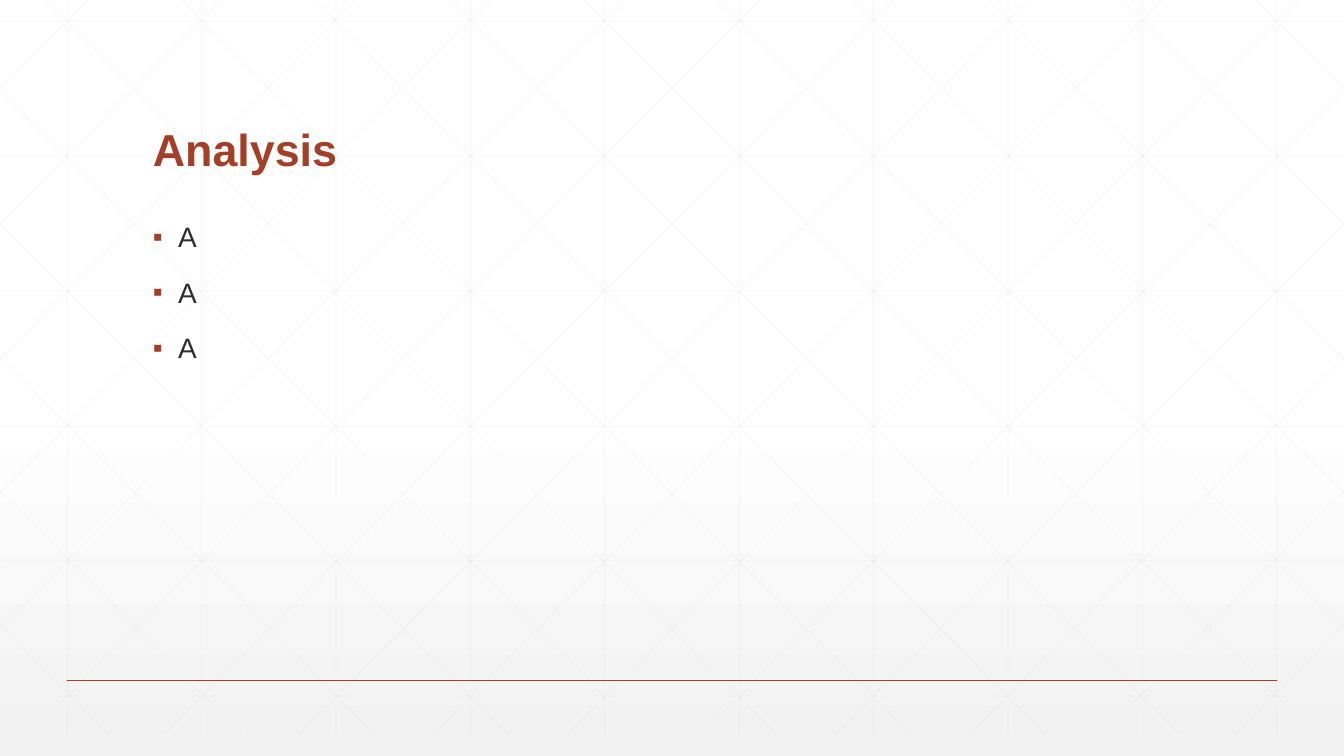
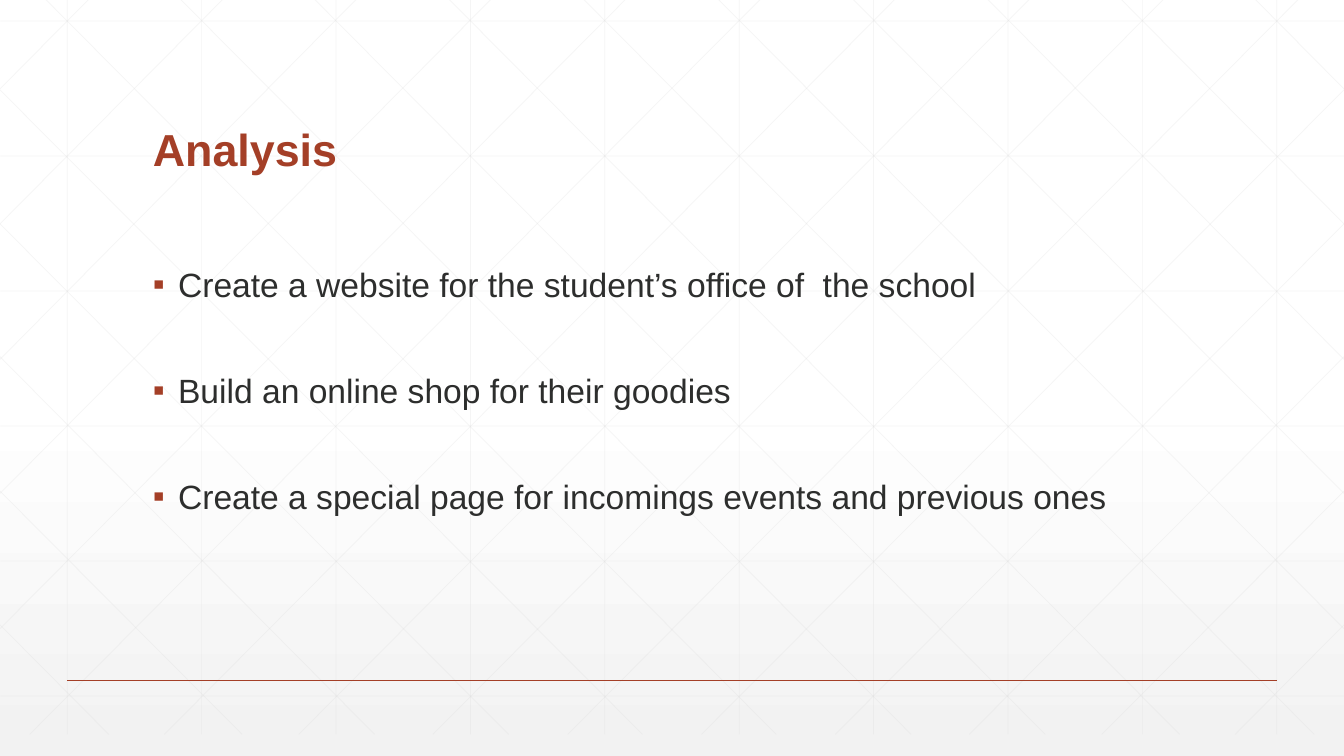
Before and after one commit to PaulFICOT/CESI_A2_Web_G2, a slide deck: slide 3 of Présentation/Web Project.pptx. Drawn at 1344x756 pixels with LibreOffice and Linux fonts; fonts in the diff are those of the drawing. Boxes give left, top, right and bottom in pixels: in the first picture for what was removed or moved away, otherwise in the second. Text is boxed around its words. In the diff, an @@ line names an element or a change of style, - is before the commit and + after.

```diff
--- a/Présentation/Web Project.pptx
+++ b/Présentation/Web Project.pptx
@@ text at box(178, 272, 1106, 516): text changed; size 20 to 24 pt @@
-▪ A
-▪ A
-▪ A
+▪ Create a website for the student’s office of the school
+▪ Build an online shop for their goodies
+▪ Create a special page for incomings events and previous ones
```
Also in this commit, not shown: 3 other slides changed, 11 slides added, 4 other files.
